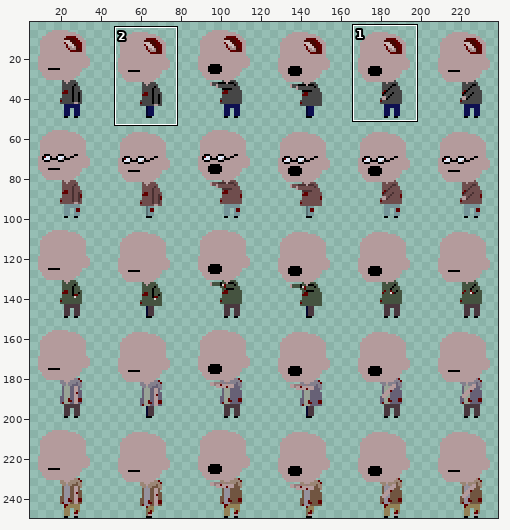
File history of a sprite sheet, Assets/Prefabs/Characters/monster.png. The picture above shows the old version from afar; the outline marks the close-up.
Close-up. Before:
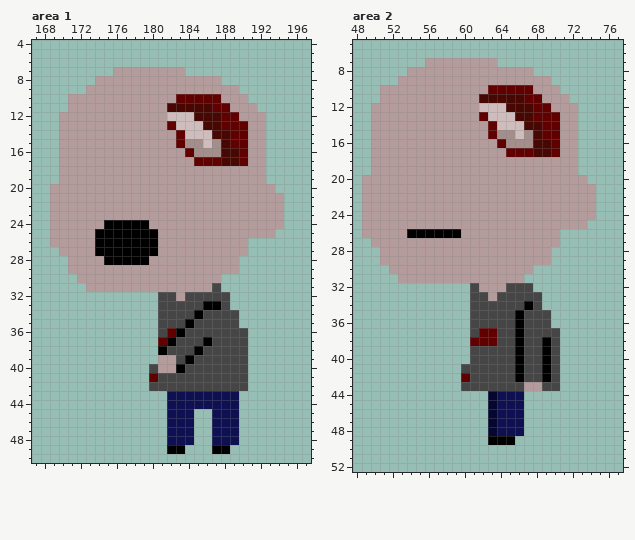
The file is 240x250 pixels. Pixels under 10% opacity are left out. Colours within 5 levels of each other are drawn and written as one. Shown: area 1: x 167..197, y 4..50; area 2: x 48..77, y 5..52. The wide view leaves out empty margins. The commit also changed other parts of the picture, which this record leaves out.
The same view after the edit:
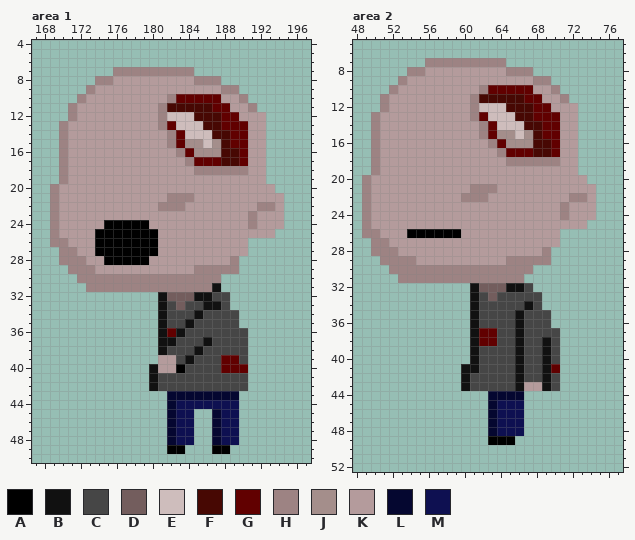
Palette (. is transparent): A #000000  B #111111  C #464646  D #735d5d  E #cebdbc  F #470803  G #610000  H #9d8383  J #a48e8b  K #b49b9c  L #050730  M #0e1051
Change:
Changed rows in their new state; - is an unchanged pixel.
Area 1:
first column x 169:
 7 -------HHHHHHHHH---------
 8 -----HH---------HHH------
 9 ----H--------------HH----
10 --.H---------H-------H---
11 --H---------H---------H--
12 -.H---------H------------
13 -H----------H------------
14 -H-----------H-----------
15 -H-----------H-----------
16 -H------------H----------
17 -H-------------H---------
18 -H--------------HHHHHH---
19 -H-----------------------
20 H------------------------
21 H------------HHH---------
22 H-----------HHH--------HH
23 H---------------------H--
24 H---------------------H--
25 H------------------------
26 HH-----------------------
27 -HH----------------------
28 -HHH----------------H----
29 --HHH-----------HHHHH----
30 ---HHHHHHHHHHHHHHHH------
31 ----HHHHHHHHHHHHHHB------
32 ------------BDDDBB-------
33 ------------B-D--BB------
34 ------------B---B--------
35 ------------B--B---------
36 ------------B-B----------
37 ------------BB---B-------
38 ------------B---B--------
39 ---------------B---GG----
40 -----------B-------GGG---
41 -----------B-------------
42 -----------B-------------
43 -------------LLLLLLLL----
44 -------------L-----------
45 -------------L----L------
46 -------------L----L------
47 -------------L----L------
48 -------------L----L------
Area 2:
first column x 49:
 7 -------HHHHHHHHH---------
 8 -----HH---------HHH------
 9 ----H--------------HH----
10 --.H---------H-------H---
11 --H---------H---------H--
12 -.H---------H------------
13 -H----------H------------
14 -H-----------H-----------
15 -H-----------H-----------
16 -H------------H----------
17 -H-------------H---------
18 -H--------------HHHHHH---
19 -H-----------------------
20 H------------------------
21 H-----------HHH----------
22 H----------HHH---------HH
23 H---------------------H--
24 H---------------------H--
25 H------------------------
26 HH-----------------------
27 -HH----------------------
28 -HHH----------------H----
29 --HHHH----------HHHHH----
30 ---HHHHHHHHHHHHHHHH------
31 ----HHHHHHHHHHHHHH-------
32 ------------BDDDBB-------
33 ------------B-D----------
34 ------------B-----B------
35 ------------B----B-------
36 ------------B----B-------
37 ------------B----B-------
38 ------------B----B--B----
39 ------------B----B--B----
40 ------------B----B--B----
41 -----------BB----B--BG---
42 -----------B-----B--B----
43 -----------B-----B--B----
44 ---------------LLL-------
Pixel boxes of the changes (left, top, right, bottom) in both close-ups:
changed: (50, 67, 275, 445)
changed: (362, 58, 587, 400)
